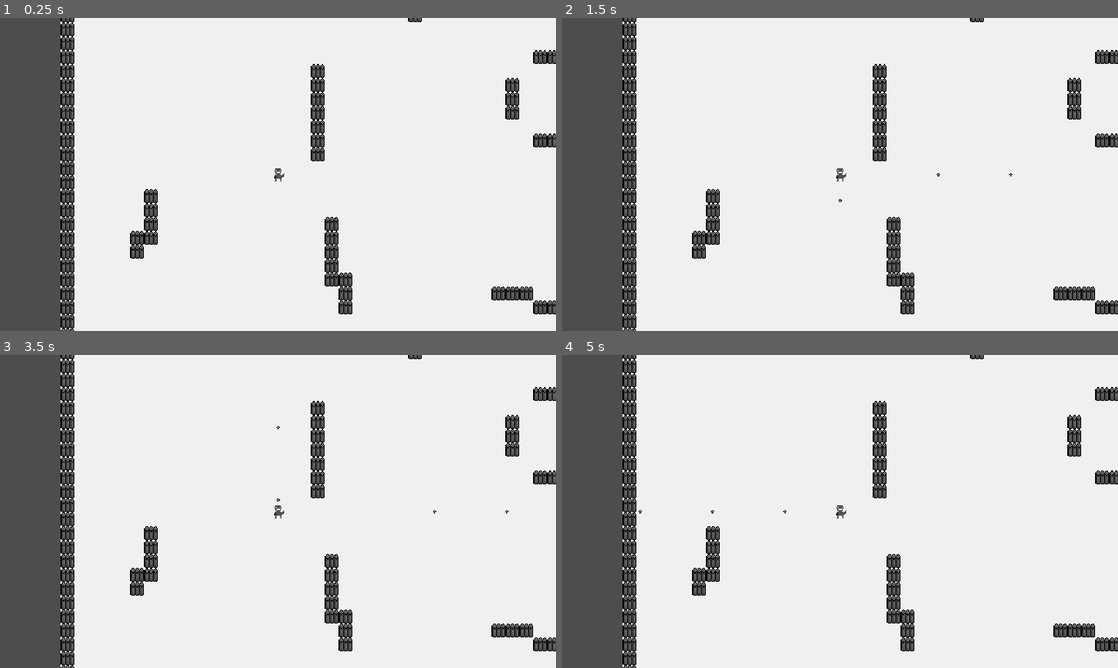
Above: before the commit, frames 1-4 (two rows, left to right).
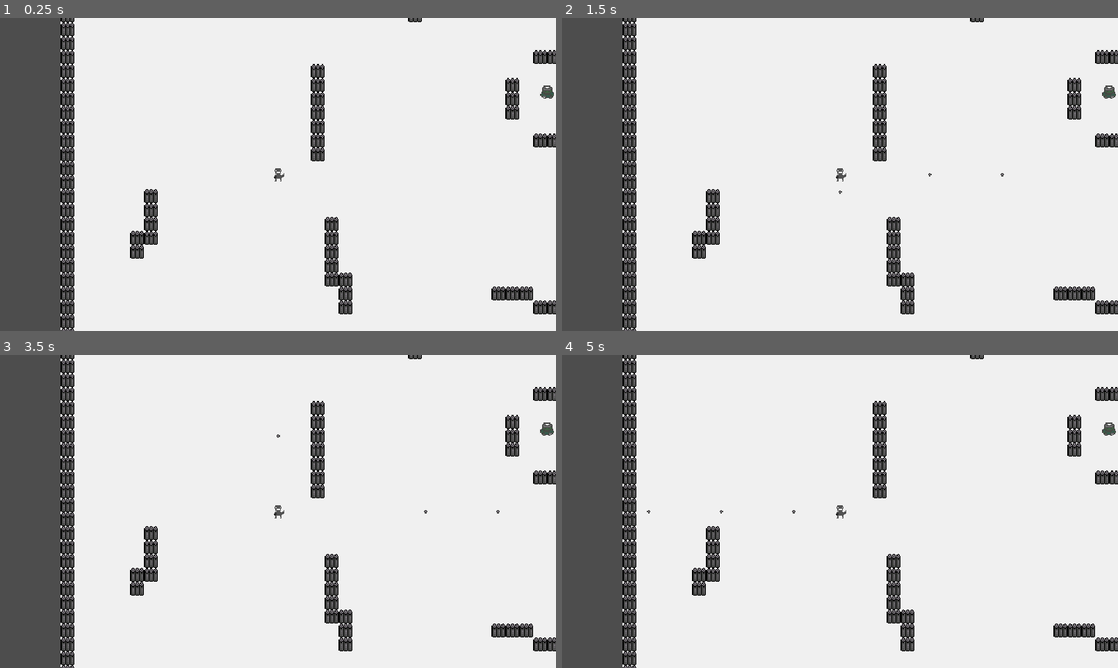
Above: after the commit, the same moments.

Repository: PeaWeeTea/Dino-Shooter
Game: Godot game, scene res://world.tscn
Two runs of this game, one before a commit and one after it. Both use one fixed random seed, a clock stepped at 60 frames per second and the inputs below.
Inputs:
- Up to frame 1 (0.25 s): no input
- Up to frame 2 (1.5 s): tap Enter at 0.5 s; hold Right (shoot_right) 0.53-1.28 s; hold Down (shoot_down) from 1.28 s (still down)
- Up to frame 3 (3.5 s): release Down (shoot_down) at 2.03 s; hold Right (shoot_right) 2.03-2.78 s; hold Up (shoot_up) from 2.78 s (still down)
- Up to frame 4 (5 s): release Up (shoot_up) at 3.53 s; hold Left (shoot_left) from 3.53 s (still down)

The runs differ from the first frame. In frame 1, less than 0.1% of the frame differs, in the area x 97-100%, y 21-26%; in frame 2, 0.1%; in frame 3, 0.1%, in the area x 49-100%, y 21-51%; in frame 4, 0.1%.

Commit message:
Added better shooting, bullet hits wall, enemy
Made shooting responsive by adding a coyote time grace period for 4 frames of input for shooting before actually shooting. Bullets get destroyed when they hit the wall. Created an animated enemy sprite.

Diff:
--- a/bullet.gd
+++ b/bullet.gd
@@ -8,5 +8,13 @@
 	position += direction * speed * delta
 
 
+
 func _on_visible_on_screen_notifier_2d_screen_exited():
 	queue_free()
+
+
+func _on_body_entered(body):
+	# If bullet enters body with an environment collision layer, queue free
+	queue_free()
+	if body.has_method("take_damage"):
+		body.take_damage()
--- a/bullet.tscn
+++ b/bullet.tscn
@@ -21,5 +21,7 @@
 shape = SubResource("CircleShape2D_j4p8h")
 
 [node name="VisibleOnScreenNotifier2D" type="VisibleOnScreenNotifier2D" parent="."]
+scale = Vector2(0.3, 0.3)
 
+[connection signal="body_entered" from="." to="." method="_on_body_entered"]
 [connection signal="screen_exited" from="VisibleOnScreenNotifier2D" to="." method="_on_visible_on_screen_notifier_2d_screen_exited"]
--- /dev/null
+++ b/enemy.tscn
@@ -0,0 +1,57 @@
+[gd_scene load_steps=8 format=3 uid="uid://g7b2jl8mjtga"]
+
+[ext_resource type="Texture2D" uid="uid://xxjjoji1pwco" path="res://assets/art/orc.png" id="1_sxrcx"]
+
+[sub_resource type="AtlasTexture" id="AtlasTexture_obxbj"]
+atlas = ExtResource("1_sxrcx")
+region = Rect2(0, 0, 16, 16)
+
+[sub_resource type="AtlasTexture" id="AtlasTexture_dtlti"]
+atlas = ExtResource("1_sxrcx")
+region = Rect2(16, 0, 16, 16)
+
+[sub_resource type="AtlasTexture" id="AtlasTexture_il2ck"]
+atlas = ExtResource("1_sxrcx")
+region = Rect2(0, 0, 16, 16)
+
+[sub_resource type="AtlasTexture" id="AtlasTexture_vhjbc"]
+atlas = ExtResource("1_sxrcx")
+region = Rect2(16, 0, 16, 16)
+
+[sub_resource type="SpriteFrames" id="SpriteFrames_nv4bi"]
+animations = [{
+"frames": [{
+"duration": 1.0,
+"texture": SubResource("AtlasTexture_obxbj")
+}, {
+"duration": 1.0,
+"texture": SubResource("AtlasTexture_dtlti")
+}, {
+"duration": 1.0,
+"texture": SubResource("AtlasTexture_il2ck")
+}, {
+"duration": 1.0,
+"texture": SubResource("AtlasTexture_vhjbc")
+}],
+"loop": true,
+"name": &"walk",
+"speed": 4.0
+}]
+
+[sub_resource type="RectangleShape2D" id="RectangleShape2D_pdhjr"]
+size = Vector2(14, 13)
+
+[node name="Enemy" type="CharacterBody2D"]
+collision_layer = 8
+collision_mask = 7
+
+[node name="AnimatedSprite2D" type="AnimatedSprite2D" parent="."]
+sprite_frames = SubResource("SpriteFrames_nv4bi")
+animation = &"walk"
+autoplay = "walk"
+frame = 3
+frame_progress = 1.0
+
+[node name="Hitbox" type="CollisionShape2D" parent="."]
+position = Vector2(0, 0.5)
+shape = SubResource("RectangleShape2D_pdhjr")
--- a/level_tile_map.tscn
+++ b/level_tile_map.tscn
@@ -14,7 +14,7 @@
 1:0/0/physics_layer_0/polygon_0/points = PackedVector2Array(-8, -8, 8, -8, 8, 8, -8, 8)
 
 [sub_resource type="TileSet" id="TileSet_5c1ac"]
-physics_layer_0/collision_layer = 1
+physics_layer_0/collision_layer = 2
 physics_layer_0/collision_mask = 0
 terrain_set_0/mode = 0
 terrain_set_0/terrain_0/name = "Autotile"
--- a/player.gd
+++ b/player.gd
@@ -4,7 +4,13 @@
 
 const BULLET_SCENE = preload("res://bullet.tscn")
 const BULLET_SPAWN_DISTANCE = 10
-var shot_ready = true
+var cooldown_ready = true
+
+@export var bullet_coyote_frames = 4
+@onready var bullet_frame_count = 0
+@onready var bullet_frame_list = []
+@onready var coyote_ready = false
+
 
 @export var speed = 100.0
 
@@ -24,15 +30,34 @@
 	velocity = direction.normalized() * speed
 	move_and_slide()
 
+
+
 func _process(delta):
-	var bullet_direction = Vector2(Input.get_axis("shoot_left", "shoot_right"),
-	Input.get_axis("shoot_up", "shoot_down"))
+	var bullet_direction = Vector2(float(Input.get_axis("shoot_left", "shoot_right")),
+	float(Input.get_axis("shoot_up", "shoot_down")))
+
+	# every process frame if there is shooting input, check past 3 frames if bullet_direction
+	# is the same, effectively giving coyote time for bullets
+	if (bullet_frame_count < bullet_coyote_frames and bullet_direction != Vector2.ZERO):
+		for vector in bullet_frame_list:
+			if vector != bullet_direction:
+				bullet_frame_list.clear()
+				coyote_ready = false
+				bullet_frame_count = 0
+		bullet_frame_list.append(bullet_direction)
+		bullet_frame_count += 1
+	if bullet_frame_count == bullet_coyote_frames:
+		coyote_ready = true
+		bullet_frame_list.clear()
+		bullet_frame_count = 0
 
 	# if player shot and shot cooldown is finished then shoot
-	if bullet_direction and shot_ready:
+	if bullet_direction and cooldown_ready and coyote_ready:
 		shoot(bullet_direction)
 		$ShotCooldown.start()
-		shot_ready = false
+		cooldown_ready = false
+		coyote_ready = false
+
 
 func shoot(direction):
 	$BulletSpawn.position = Vector2(direction.x * BULLET_SPAWN_DISTANCE,
@@ -43,5 +68,5 @@
 	$ShotCooldown.start()
 
 func _on_shot_cooldown_timeout():
-	shot_ready = true
+	cooldown_ready = true
 	$ShotCooldown.stop()
--- a/player.tscn
+++ b/player.tscn
@@ -55,10 +55,10 @@
 }]
 
 [sub_resource type="RectangleShape2D" id="RectangleShape2D_4vhrk"]
-size = Vector2(15, 15)
+size = Vector2(10, 15)
 
 [node name="player" type="CharacterBody2D"]
-collision_mask = 7
+collision_mask = 14
 script = ExtResource("1_18rgw")
 speed = 70.0
 
@@ -66,10 +66,9 @@
 z_index = 1
 sprite_frames = SubResource("SpriteFrames_vmo61")
 animation = &"move_down"
-frame_progress = 0.271962
 
 [node name="HurtBox" type="CollisionShape2D" parent="."]
-position = Vector2(-0.5, 0.5)
+position = Vector2(0, 0.5)
 shape = SubResource("RectangleShape2D_4vhrk")
 
 [node name="Camera2D" type="Camera2D" parent="."]
--- a/project.godot
+++ b/project.godot
@@ -28,41 +28,49 @@
 move_right={
 "deadzone": 0.5,
 "events": [Object(InputEventKey,"resource_local_to_scene":false,"resource_name":"","device":-1,"window_id":0,"alt_pressed":false,"shift_pressed":false,"ctrl_pressed":false,"meta_pressed":false,"pressed":false,"keycode":0,"physical_keycode":68,"key_label":0,"unicode":100,"echo":false,"script":null)
+, Object(InputEventJoypadMotion,"resource_local_to_scene":false,"resource_name":"","device":-1,"axis":0,"axis_value":1.0,"script":null)
 ]
 }
 move_left={
 "deadzone": 0.5,
 "events": [Object(InputEventKey,"resource_local_to_scene":false,"resource_name":"","device":-1,"window_id":0,"alt_pressed":false,"shift_pressed":false,"ctrl_pressed":false,"meta_pressed":false,"pressed":false,"keycode":0,"physical_keycode":65,"key_label":0,"unicode":97,"echo":false,"script":null)
+, Object(InputEventJoypadMotion,"resource_local_to_scene":false,"resource_name":"","device":-1,"axis":0,"axis_value":-1.0,"script":null)
 ]
 }
 move_down={
 "deadzone": 0.5,
 "events": [Object(InputEventKey,"resource_local_to_scene":false,"resource_name":"","device":-1,"window_id":0,"alt_pressed":false,"shift_pressed":false,"ctrl_pressed":false,"meta_pressed":false,"pressed":false,"keycode":0,"physical_keycode":83,"key_label":0,"unicode":115,"echo":false,"script":null)
+, Object(InputEventJoypadMotion,"resource_local_to_scene":false,"resource_name":"","device":-1,"axis":1,"axis_value":1.0,"script":null)
 ]
 }
 move_up={
 "deadzone": 0.5,
 "events": [Object(InputEventKey,"resource_local_to_scene":false,"resource_name":"","device":-1,"window_id":0,"alt_pressed":false,"shift_pressed":false,"ctrl_pressed":false,"meta_pressed":false,"pressed":false,"keycode":0,"physical_keycode":87,"key_label":0,"unicode":119,"echo":false,"script":null)
+, Object(InputEventJoypadMotion,"resource_local_to_scene":false,"resource_name":"","device":-1,"axis":1,"axis_value":-1.0,"script":null)
 ]
 }
 shoot_up={
 "deadzone": 0.5,
 "events": [Object(InputEventKey,"resource_local_to_scene":false,"resource_name":"","device":-1,"window_id":0,"alt_press …(182 unchanged characters)…
+, Object(InputEventJoypadMotion,"resource_local_to_scene":false,"resource_name":"","device":-1,"axis":3,"axis_value":-1.0,"script":null)
 ]
 }
 shoot_down={
 "deadzone": 0.5,
 "events": [Object(InputEventKey,"resource_local_to_scene":false,"resource_name":"","device":-1,"window_id":0,"alt_press …(182 unchanged characters)…
+, Object(InputEventJoypadMotion,"resource_local_to_scene":false,"resource_name":"","device":-1,"axis":3,"axis_value":1.0,"script":null)
 ]
 }
 shoot_left={
 "deadzone": 0.5,
 "events": [Object(InputEventKey,"resource_local_to_scene":false,"resource_name":"","device":-1,"window_id":0,"alt_press …(182 unchanged characters)…
+, Object(InputEventJoypadMotion,"resource_local_to_scene":false,"resource_name":"","device":-1,"axis":2,"axis_value":-1.0,"script":null)
 ]
 }
 shoot_right={
 "deadzone": 0.5,
 "events": [Object(InputEventKey,"resource_local_to_scene":false,"resource_name":"","device":-1,"window_id":0,"alt_press …(182 unchanged characters)…
+, Object(InputEventJoypadMotion,"resource_local_to_scene":false,"resource_name":"","device":-1,"axis":2,"axis_value":1.0,"script":null)
 ]
 }
 quit={
@@ -79,6 +87,9 @@
 [layer_names]
 
 2d_physics/layer_1="Player"
+2d_physics/layer_2="Environement"
+2d_physics/layer_3="Bullet"
+2d_physics/layer_4="Enemy"
 
 [rendering]
 
--- a/world.gd
+++ b/world.gd
@@ -19,7 +19,6 @@
 		get_tree().reload_current_scene()
 
 func _on_player_bullet_shot(bullet_scene, location, direction):
-	print("signal received")
 	var bullet = bullet_scene.instantiate()
 	bullet.global_position = location
 	bullet.get_child(0).rotation = direction.angle()
--- a/world.tscn
+++ b/world.tscn
@@ -1,8 +1,9 @@
-[gd_scene load_steps=4 format=3 uid="uid://d2g07x6vffgg8"]
+[gd_scene load_steps=5 format=3 uid="uid://d2g07x6vffgg8"]
 
 [ext_resource type="PackedScene" uid="uid://d2ch6i0cb7qvv" path="res://player.tscn" id="1_ajobc"]
 [ext_resource type="Script" path="res://world.gd" id="1_i6e4c"]
 [ext_resource type="PackedScene" uid="uid://1yqnrdg468fg" path="res://level_tile_map.tscn" id="2_80cxx"]
+[ext_resource type="PackedScene" uid="uid://g7b2jl8mjtga" path="res://enemy.tscn" id="4_e4750"]
 
 [node name="world" type="Node2D"]
 script = ExtResource("1_i6e4c")
@@ -19,3 +20,5 @@
 layer_0/tile_data = PackedInt32Array(-1, 0, 0, 65535, 0, 0, 0, 0, 0, -65536, 0, 0, 131071, 0, 0, 65536, 0, 0, 65537, 0, …(6735 unchanged characters)…
 
 [node name="BulletContainer" type="Node2D" parent="."]
+
+[node name="Enemy" parent="." instance=ExtResource("4_e4750")]
Binary file added: assets/art/orc.png
Not shown, added: assets/art/orc.png.import
